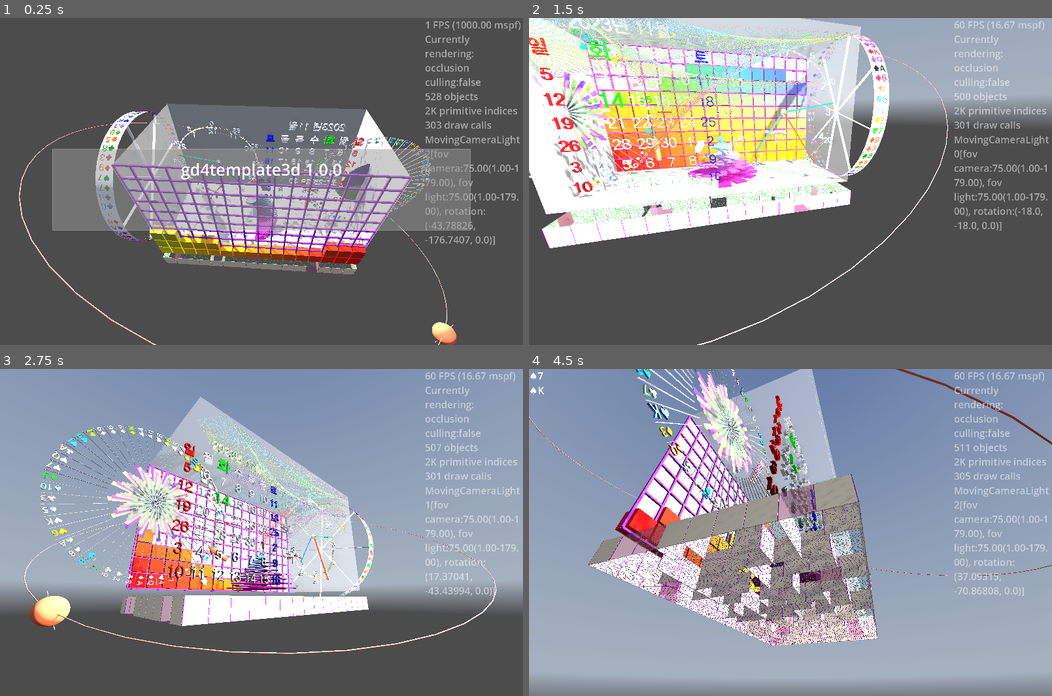
Above: before the commit, frames 1-4 (two rows, left to right).
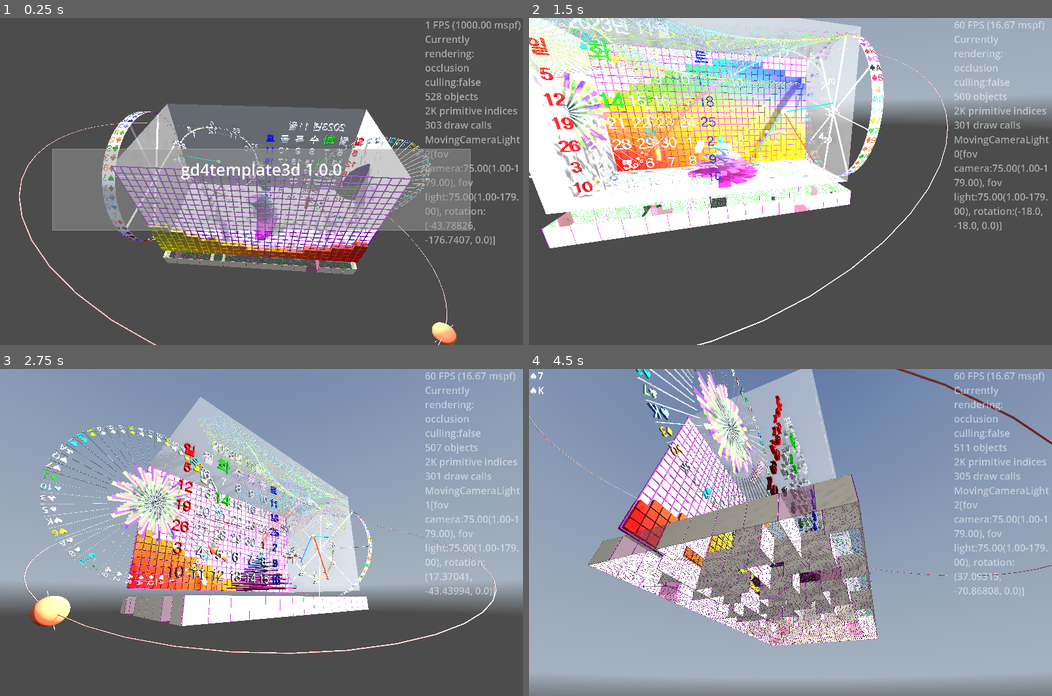
Above: after the commit, the same moments.

Repository: kasworld/gd4template3d
Game: Godot game, scene res://main.tscn
Two runs of this game, one before a commit and one after it. Both use one fixed random seed, a clock stepped at 60 frames per second and the inputs below. A sky picture missing from this copy of the repository is replaced by a grey-blue gradient.
Inputs (mouse positions are in pixels of both pictures, inside the frame that each line leads up to):
- Up to frame 1 (0.25 s): no input
- Up to frame 2 (1.5 s): tap Enter at 0.5 s; move the mouse to (905, 165) at 0.52 s; hold Right 0.53-1.28 s; tap Q at 0.6 s; click (905, 165) at 0.67 s; move the mouse to (685, 197) at 1.27 s; hold Down from 1.28 s (still down); tap E at 1.35 s
- Up to frame 3 (2.75 s): move the mouse to (313, 460) at 2.02 s; release Down at 2.03 s; hold Right from 2.03 s (still down); tap Enter at 2.1 s
- Up to frame 4 (4.5 s): move the mouse to (764, 597) at 2.77 s; release Right at 2.78 s; hold Up 2.78-3.53 s; tap Q at 2.85 s; click (764, 597) at 2.92 s; move the mouse to (947, 581) at 3.52 s; hold Left from 3.53 s (still down); tap E at 3.6 s; move the mouse to (633, 483) at 4.27 s; tap Enter at 4.35 s

The runs differ from the first frame. In frame 1, 8.1% of the frame differs, in the area x 7-85%, y 28-85%; in frame 2, 6.2%; in frame 3, 2.8%; in frame 4, 2.6%.

Commit message:
add grid_size for wavegauge_demo wirenet_demo

Diff:
--- a/main.gd
+++ b/main.gd
@@ -73,7 +73,8 @@
 
 	wallbox_demo(Vector3.ZERO)
 	bartree_demo(Vector3(0, -WorldSize.y/2, 0 ))
-	wirenet_demo(Vector3(-WorldSize.x/2, -WorldSize.y/2, -WorldSize.z/2 +1))
+	wirenet_demo(Vector3(-WorldSize.x/2, -WorldSize.y/2, -WorldSize.z/2))
+	wavegauge_demo(Vector3(0, 0 , -WorldSize.z/2))
 	clock_demo(Vector3(WorldSize.x/4,0,WorldSize.z/4 +1))
 	calendar_demo(Vector3(-WorldSize.x/4,0,WorldSize.z/4 -1))
 	orbit_demo(Vector3.ZERO)
@@ -82,7 +83,6 @@
 	arrow3d_demo(Vector3(-WorldSize.x/4, -WorldSize.y/4, 0))
 	meshtrail_demo(Vector3.ZERO)
 	maze3d_demo( Vector3(0, -WorldSize.y/2 ,0) )
-	wavegauge_demo(Vector3(0, 0 , -WorldSize.z/2))
 	reel_demo(Vector3( WorldSize.x/2 , 0, 0))
 	wheel_demo(Vector3( -WorldSize.x/2 - 2, 0,0))
 
@@ -124,10 +124,8 @@
 
 
 func reel_demo(base_pos :Vector3 = Vector3.ZERO) -> void:
-	var symbol크기 := Vector2(WorldSize.x/15 ,WorldSize.y/15)
-	var color_text_into_list := make_color_text_info_list(
-		colorlist_dark, cardlist,
-	).duplicate()
+	var symbol크기 := Vector2(WorldSize.x/20 ,WorldSize.y/15)
+	var color_text_into_list := make_color_text_info_list(colorlist_dark, cardlist).duplicate()
 	color_text_into_list.shuffle()
 	$SlotReel.init(0, symbol크기, color_text_into_list)
 	$SlotReel.rotation_stopped.connect(reel결과가결정됨)
@@ -145,12 +143,13 @@
 	reel돌리기()
 
 
+var grid_size := Vector2i(16,9)*2
 func wavegauge_demo(base_pos :Vector3 = Vector3.ZERO) -> void:
-	$WaveGauge.init(Vector3(WorldSize.x,WorldSize.y,WorldSize.z/10), Vector3i(16,9,1), WaveGauge.color_list, 0.1, 1.0 )
+	$WaveGauge.init(Vector3(WorldSize.x,WorldSize.y,WorldSize.z/20), Vector3i(grid_size.x,grid_size.y,1), WaveGauge.color_list, 0.1, 1.0 )
 	$WaveGauge.position = base_pos
 
 func wirenet_demo(base_pos :Vector3 = Vector3.ZERO) -> void:
-	$WireNet.init_wire_net(Vector2(WorldSize.x,WorldSize.y), Vector2i(17,10), WorldSize.x/160, random_color())
+	$WireNet.init_wire_net(Vector2(WorldSize.x,WorldSize.y), Vector2i(grid_size.x+1,grid_size.y+1), WorldSize.x/grid_size.x/10, random_color())
 	$WireNet.position = base_pos
 
 
